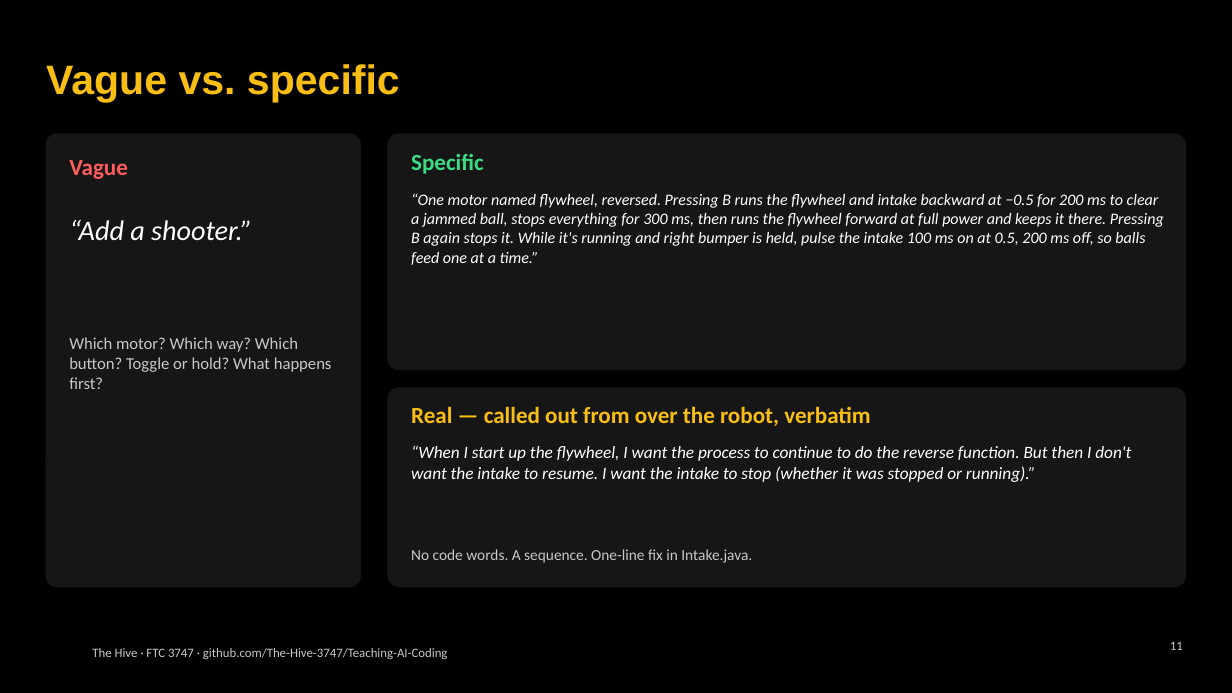
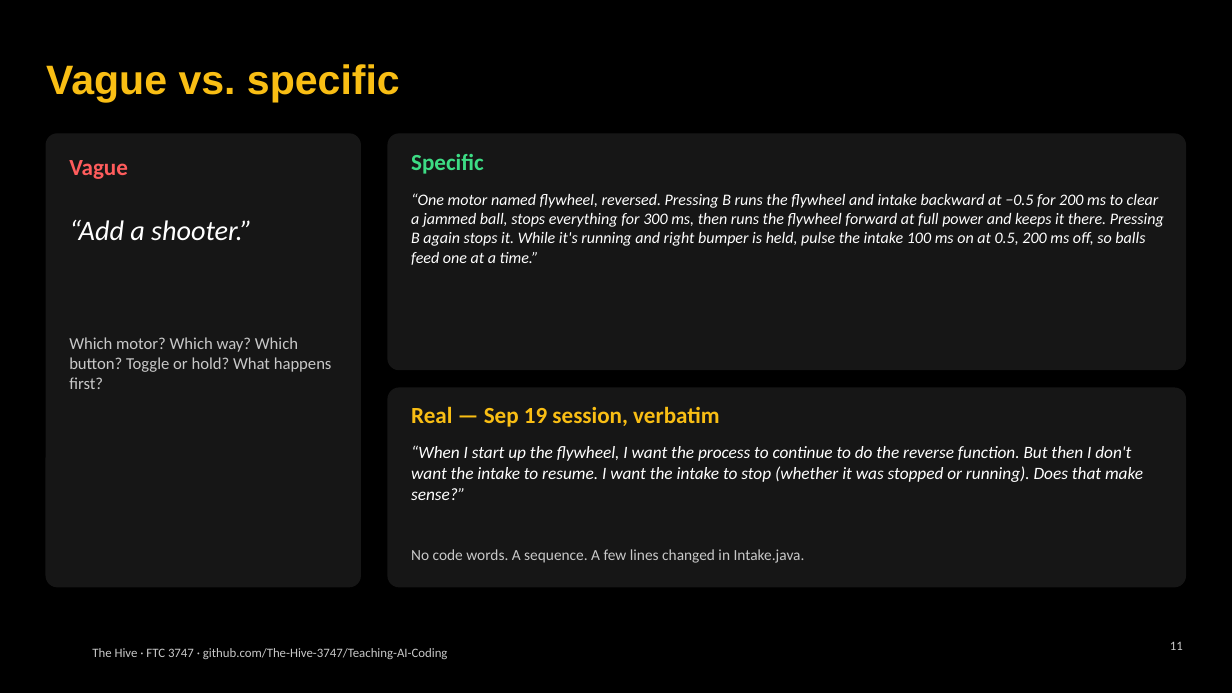
Before and after one commit to The-Hive-3747/Teaching-AI-Coding, a slide deck: slide 11 of slides/kickoff.pptx. Drawn at 1232x693 pixels with LibreOffice and Linux fonts; fonts in the diff are those of the drawing; background and template pictures are left out. Boxes give left, top, right and bottom in pixels: in the first picture for what was removed or moved away, otherwise in the second. Text is boxed around its words. In the diff, an @@ line names an element or a change of style, - is before the commit and + after.

```diff
--- a/slides/kickoff.pptx
+++ b/slides/kickoff.pptx
@@ text at (411,406,719,427): text changed @@
-Real — called out from over the robot, verbatim
+Real — Sep 19 session, verbatim
@@ text at (411,445,1143,500): text changed @@
-“When I start up the flywheel, I want the process to continue to do the reverse function. But then I don't want the intake to resume. I want the intake to stop (whether it was stopped or running).”
+“When I start up the flywheel, I want the process to continue to do the reverse function. But then I don't want the intake to resume. I want the intake to stop (whether it was stopped or running). Does that make sense?”
@@ text at (411,549,805,563): text changed @@
-No code words. A sequence. One-line fix in Intake.java.
+No code words. A sequence. A few lines changed in Intake.java.
```
Also in this commit, not shown: 4 other slides changed, 14 other files.
